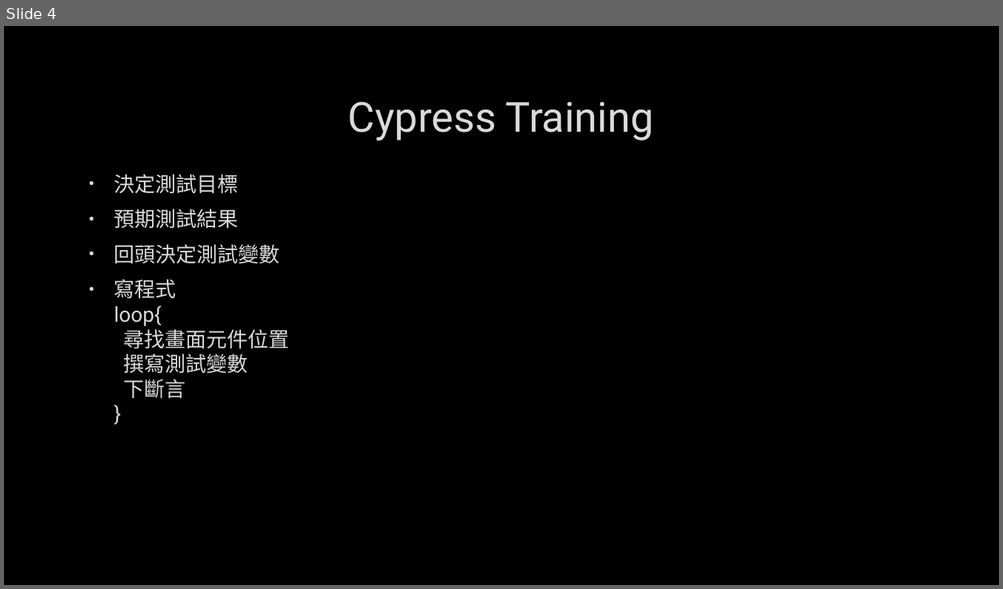
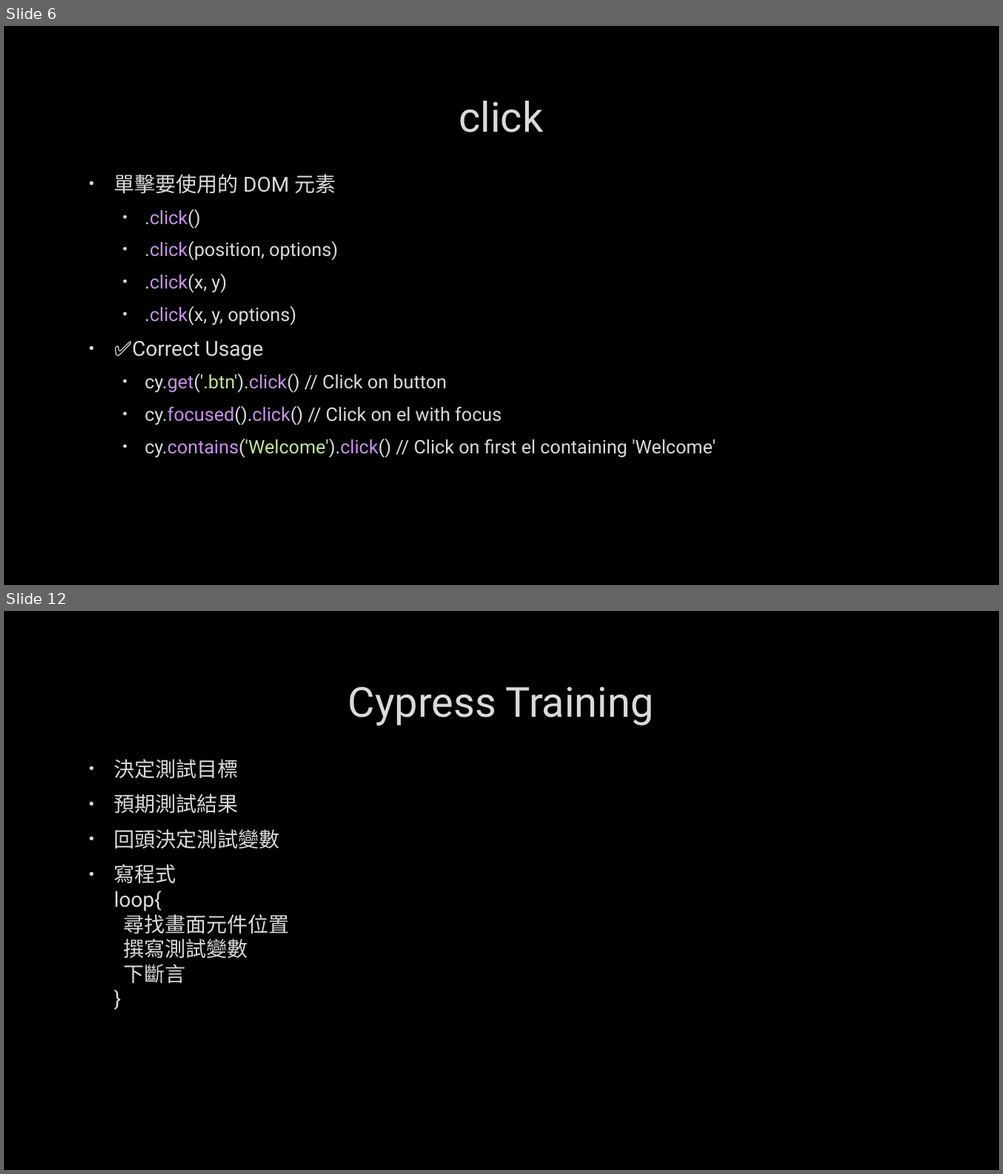
Before and after one commit to kodakjerec/showMySelf, a slide deck: docs/cypress練習.pptx. Shown one above the other, each under a label of ours: slide 4 before the commit, slides 6 and 12 after it; the slides between them are not shown. The pictures are 1003x589 and 1003x1174 pixels, drawn with LibreOffice and Linux fonts; fonts in the diff are those of the drawing; background and template pictures are left out. Boxes give left, top, right and bottom in pixels: in the first picture for what was removed or moved away, otherwise in the second. Text is boxed around its words. In the diff, an @@ line names an element or a change of style, - is before the commit and + after.

```diff
--- a/docs/cypress練習.pptx
+++ b/docs/cypress練習.pptx
@@ slide 6 added at <box>4,26,999,585</box>, background picture (left out) @@
@@ title added at <box>458,101,543,133</box>, 40 pt, text #DADADA @@
+click
@@ text added at <box>114,174,715,458</box>, 18 pt, text #DADADA @@
+• 單擊要使用的 DOM 元素
+  • .click()
+  • .click(position, options)
+  • .click(x, y)
+  • .click(x, y, options)
+• ✅Correct Usage
+  • cy.get('.btn').click() // Click on button
+  • cy.focused().click() // Click on el with focus
+  • cy.contains('Welcome').click() // Click on first el containing 'Welcome'
@@ what was slide 4 is now slide 12 @@
```
Also in this commit, not shown: 3 slides changed, 7 other slides added.
